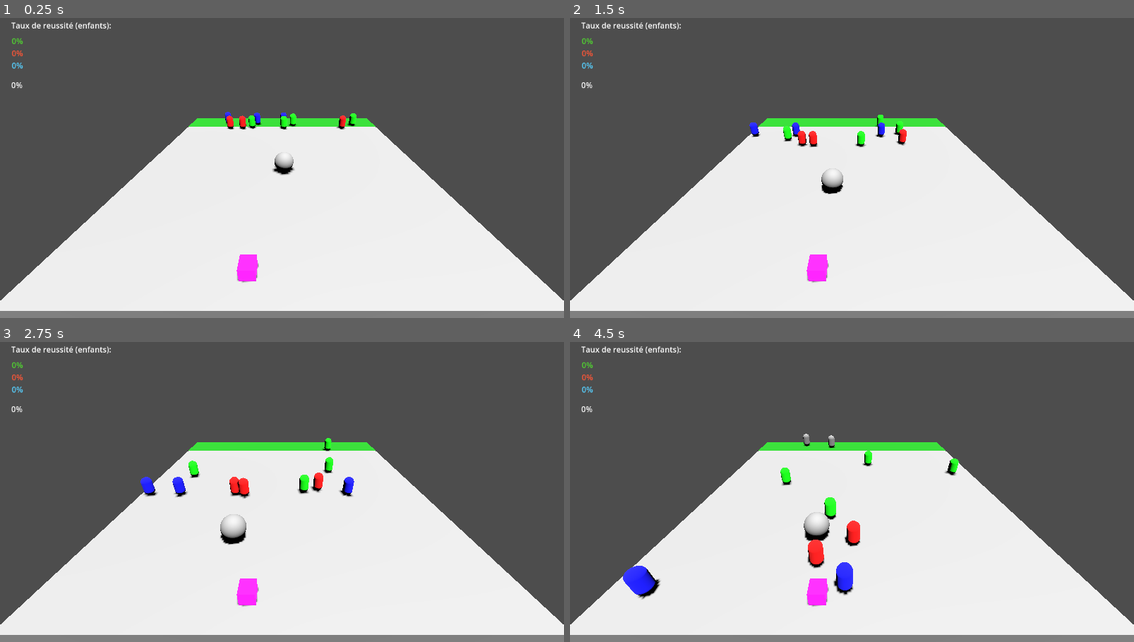
Above: before the commit, frames 1-4 (two rows, left to right).
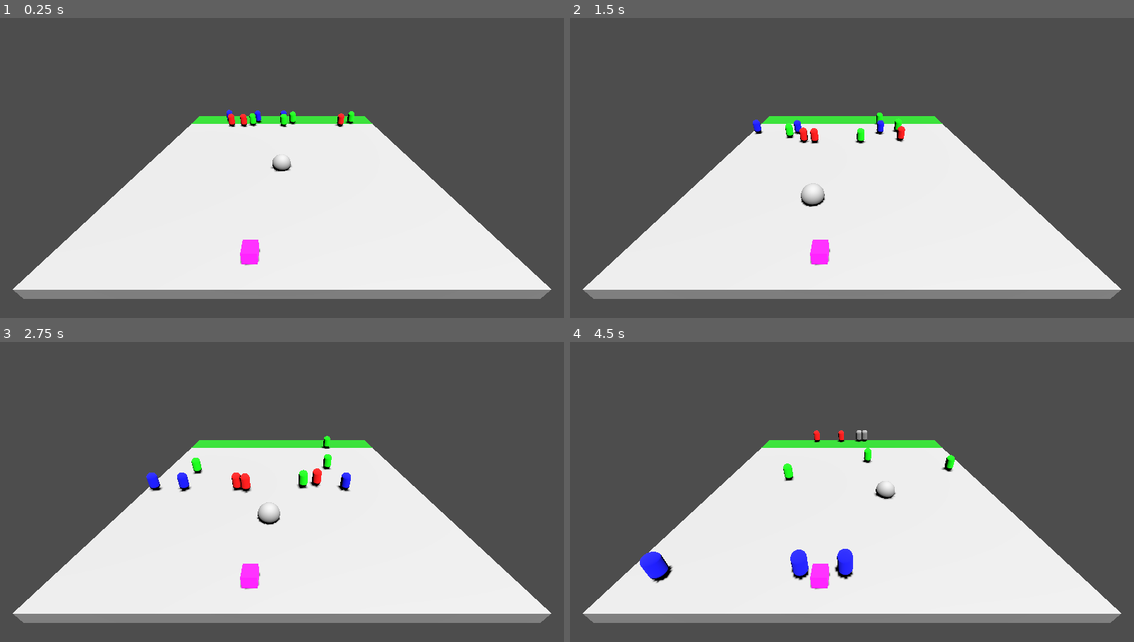
Above: after the commit, the same moments.

Repository: Mxckx9772/dos
Game: Godot game, scene res://main.tscn
Two runs of this game, one before a commit and one after it. Both use one fixed random seed, a clock stepped at 60 frames per second and the inputs below.
Inputs:
- Up to frame 1 (0.25 s): no input
- Up to frame 2 (1.5 s): no input
- Up to frame 3 (2.75 s): no input
- Up to frame 4 (4.5 s): no input

The runs differ from the first frame. In frame 1, 11% of the frame differs, in the area x 0-100%, y 1-100%; in frame 2, 11%; in frame 3, 12%; in frame 4, 13%.
Error after the commit: Invalid assignment of property or key 'text' with value of type 'String' on a base object of type 'null instance'. (res://environment.gd:18)

Commit message:
Add files via upload

Diff:
--- a/main.tscn
+++ b/main.tscn
@@ -8,12 +8,11 @@
 [ext_resource type="PackedScene" uid="uid://dwnpppaxxxyj0" path="res://safe_zoom.tscn" id="6_roba5"]
 [ext_resource type="Script" path="res://safe_zoom.gd" id="7_xq0na"]
 [ext_resource type="PackedScene" uid="uid://d0wxpryke3bv8" path="res://kids.tscn" id="8_b3wa0"]
-[ext_resource type="PackedScene" uid="uid://ccqvsqov0qigv" path="res://ui.tscn" id="9_ynesk"]
 
 [node name="Main" type="Node3D"]
 
 [node name="Camera3D" type="Camera3D" parent="."]
-transform = Transform3D(7.74287e-08, 0.5, -0.866025, -4.47035e-08, 0.866025, 0.5, 1, -3.55271e-15, 8.9407e-08, -20.3002, 11.5106, 0)
+transform = Transform3D(7.74287e-08, 0.5, -0.866025, -4.47035e-08, 0.866025, 0.5, 1, 8.88178e-15, 8.9407e-08, -21.3394, 11.5106, 0)
 
 [node name="DirectionalLight3D" type="DirectionalLight3D" parent="."]
 transform = Transform3D(-0.957031, 0.176676, -0.229949, -0.251134, -0.108477, 0.961855, 0.144992, 0.978273, 0.148185, 0, 30, 0)
@@ -26,9 +25,7 @@
 [node name="Classroom" parent="." instance=ExtResource("1_ndxd6")]
 
 [node name="Teacher" parent="." instance=ExtResource("2_dfl5x")]
-transform = Transform3D(1, 0, 0, 0, 1, 0, 0, 0, 1, -1.07299, 0.544679, 0.608526)
-speed = 3
-runSpeed = 5
+transform = Transform3D(1, 0, 0, 0, 1, 0, 0, 0, 1, -1.07299, -0.0553209, 0.608526)
 
 [node name="Candy" parent="." instance=ExtResource("4_4a0si")]
 transform = Transform3D(1, 0, 0, 0, 1, 0, 0, 0, 1, -13, 0, -2)
@@ -39,5 +36,3 @@
 script = ExtResource("7_xq0na")
 
 [node name="Kids" parent="." instance=ExtResource("8_b3wa0")]
-
-[node name="UI" parent="." instance=ExtResource("9_ynesk")]
Not shown: 1 places in main.tscn that only renumber resources
